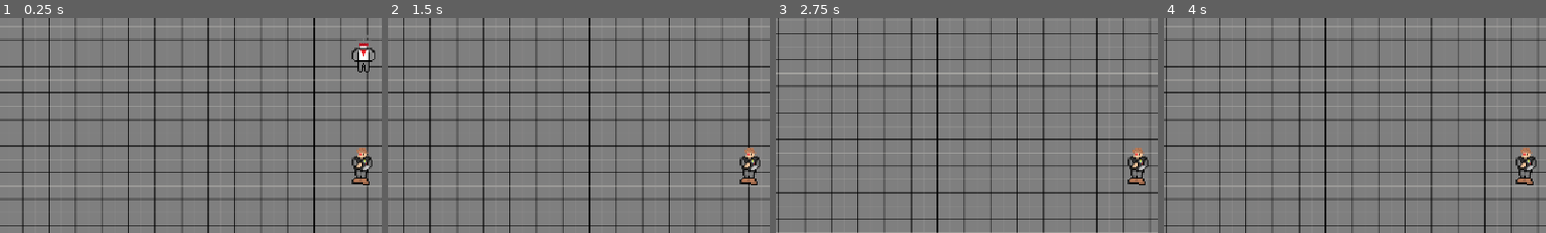
Above: before the commit, frames 1-4 (left to right).
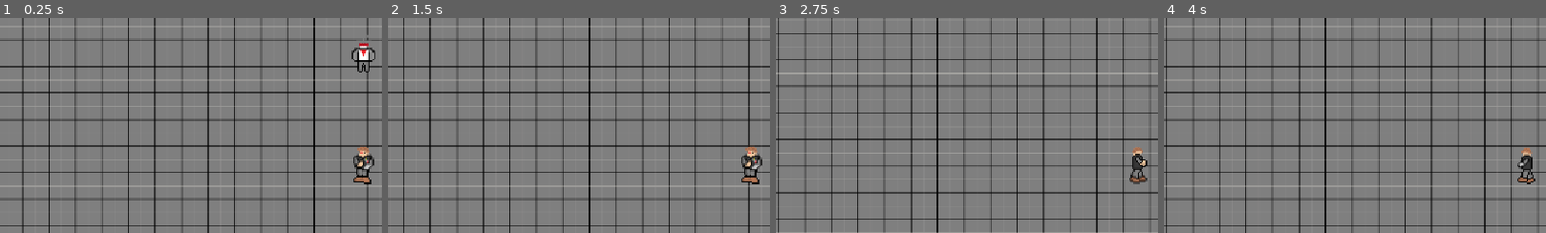
Above: after the commit, the same moments.

Repository: ColeSlaw0227/Peerless-Soldier
Game: Godot game, scene res://main_room.tscn
Two runs of this game, one before a commit and one after it. Both use one fixed random seed, a clock stepped at 60 frames per second and the inputs below.
Inputs:
- Up to frame 1 (0.25 s): no input
- Up to frame 2 (1.5 s): tap Enter at 0.5 s; hold Right (ui_right) 0.53-1.28 s; hold Down (ui_down) from 1.28 s (still down)
- Up to frame 3 (2.75 s): release Down (ui_down) at 2.03 s; hold Right (ui_right) from 2.03 s (still down)
- Up to frame 4 (4 s): tap Space at 2.75 s; release Right (ui_right) at 2.78 s; hold Up (ui_up) 2.78-3.53 s; hold Left (ui_left) from 3.53 s (still down)
The pictures show only the part of the screen within x 2-52%, y 17-67%; the shares and areas given below are measured in that part.

The runs differ from the first frame. In frame 1, 0.6% of the frame differs, in the area x 92-98%, y 60-78%; in frame 2, 0.6%; in frame 3, 0.6%; in frame 4, 0.5%.

Commit message:
Move to face

Diff:
--- a/main_room.tscn
+++ b/main_room.tscn
@@ -38,42 +38,41 @@
 script = ExtResource("1_77bs5")
 
 [node name="ForwardPlayer" type="Sprite2D" parent="Player" unique_id=1072930454]
-position = Vector2(-1, 1)
 texture = ExtResource("4_1oo4e")
 
 [node name="ForwardPlayer2" type="Sprite2D" parent="Player" unique_id=210926728]
 visible = false
-position = Vector2(16, 17)
+position = Vector2(0, 1.5)
 texture = ExtResource("5_1oo4e")
 
 [node name="BackwardsPlayer" type="Sprite2D" parent="Player" unique_id=2010282720]
 visible = false
-position = Vector2(16, 17)
+position = Vector2(-1, 2)
 texture = ExtResource("6_8007g")
 
 [node name="BackwardsPlayer2" type="Sprite2D" parent="Player" unique_id=1326396457]
 visible = false
-position = Vector2(16, 17)
+position = Vector2(0, 1)
 texture = ExtResource("7_bdfba")
 
 [node name="LeftPlayer" type="Sprite2D" parent="Player" unique_id=968684349]
 visible = false
-position = Vector2(16, 17)
+position = Vector2(0, 2)
 texture = ExtResource("8_y6pwk")
 
 [node name="LeftPlayer2" type="Sprite2D" parent="Player" unique_id=1852018608]
 visible = false
-position = Vector2(16, 17)
+position = Vector2(0, 2)
 texture = ExtResource("9_d6a44")
 
 [node name="RightPlayer" type="Sprite2D" parent="Player" unique_id=788601319]
 visible = false
-position = Vector2(16, 17)
+position = Vector2(0, 2.5)
 texture = ExtResource("10_ruoc2")
 
 [node name="RightPlayer2" type="Sprite2D" parent="Player" unique_id=610607273]
 visible = false
-position = Vector2(16, 17)
+position = Vector2(0, 2.5)
 texture = ExtResource("11_l7t8c")
 
 [node name="PlayerCamera" type="Camera2D" parent="Player" unique_id=775474564]
--- a/player.gd
+++ b/player.gd
@@ -9,3 +9,19 @@
 	var input_direction = Input.get_vector("ui_left","ui_right","ui_up","ui_down")
 	velocity = input_direction * player_speed
 	move_and_slide()
+	print(velocity)
+	$ForwardPlayer.visible = false
+	$RightPlayer.visible = false
+	$LeftPlayer.visible = false
+	$BackwardsPlayer.visible = false
+	if velocity.y == 0:
+		if velocity.x == 0:
+			$ForwardPlayer.visible = true
+		else: if velocity.x > 0:
+			$RightPlayer.visible = true
+		else: if velocity.x < 0:
+			$LeftPlayer.visible = true
+	else: if velocity.y > 0:
+		$ForwardPlayer.visible = true
+	else: if velocity.y < 0:
+		$BackwardsPlayer.visible = true
